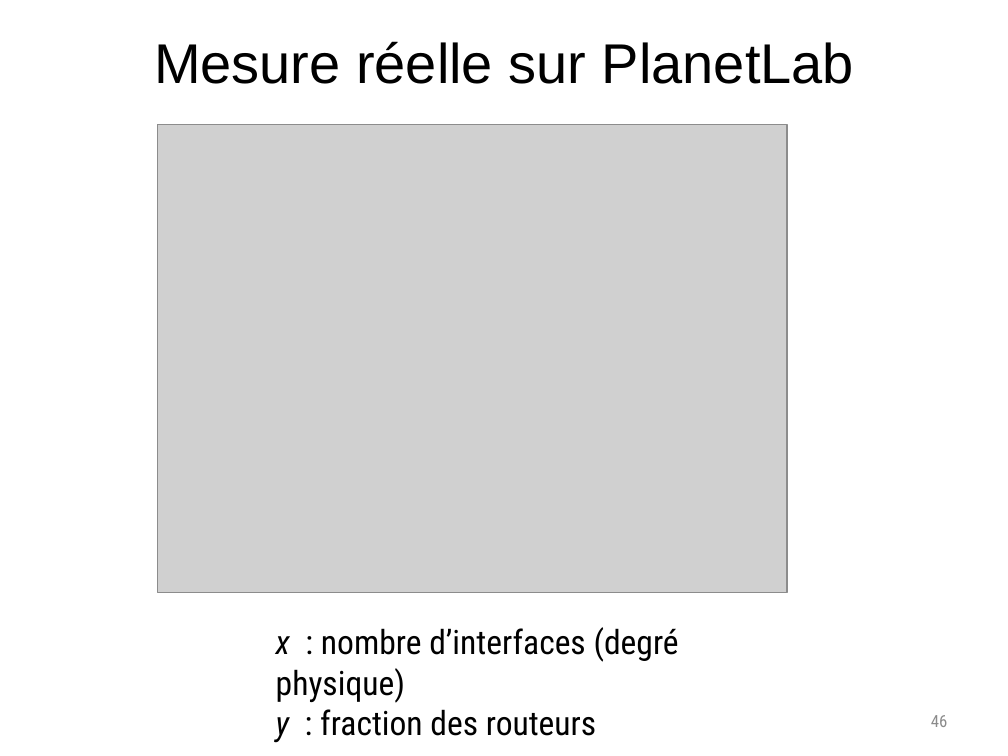
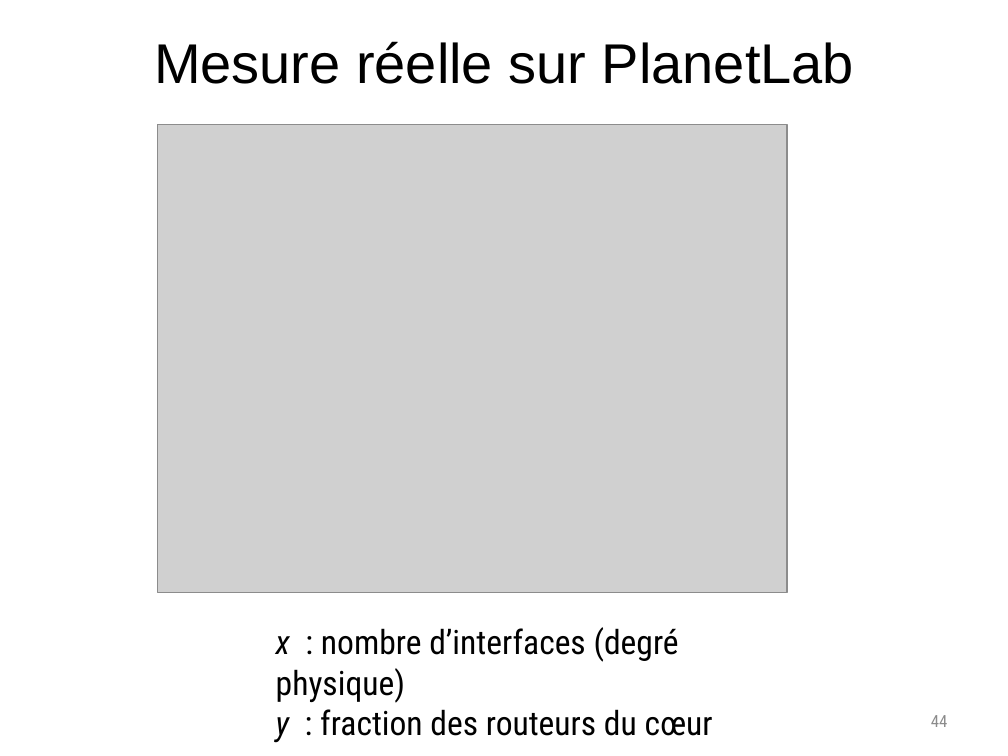
Before and after one commit to elierotenberg/my-thesis, a slide deck: slide 44 of slides.pptx (slide 46 before the commit). Drawn at 1008x756 pixels with LibreOffice and Linux fonts; fonts in the diff are those of the drawing; grey boxes stand for pictures. Boxes give left, top, right and bottom in pixels: in the first picture for what was removed or moved away, otherwise in the second. Text is boxed around its words. In the diff, an @@ line names an element or a change of style, - is before the commit and + after.

```diff
--- a/slides.pptx
+++ b/slides.pptx
@@ text at [276,709,713,742]: text changed @@
-y : fraction des routeurs
+y : fraction des routeurs du cœur
@@ page number at [931,715,948,727]: text changed @@
-46
+44
```
Also in this commit, not shown: 3 other slides changed, 6 slides added, 1 other file.
